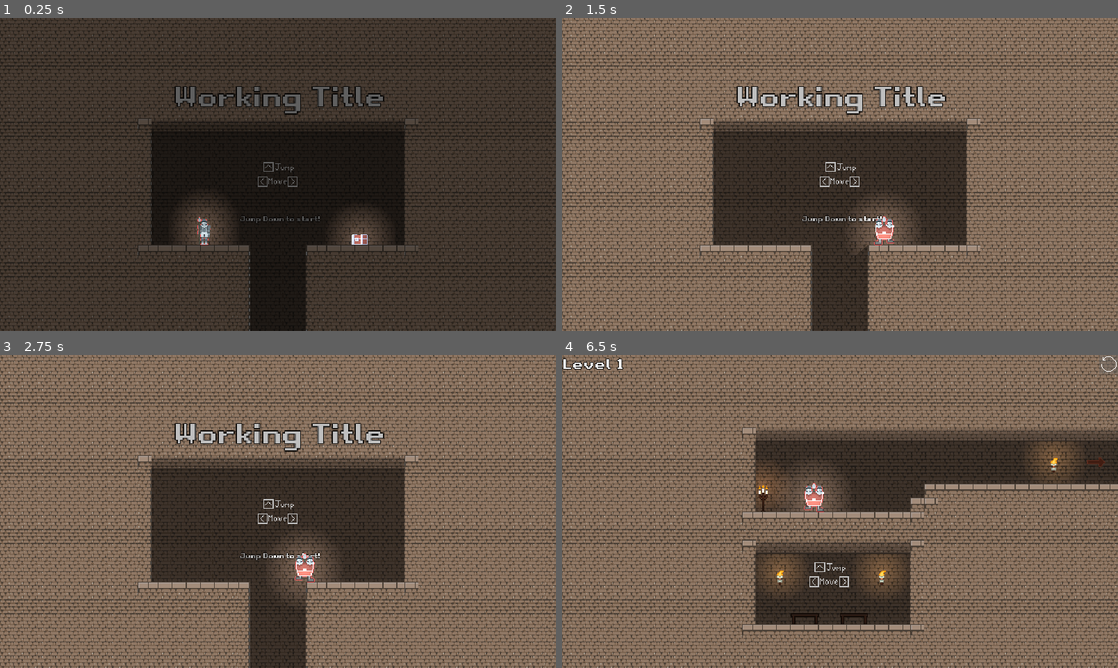
Above: before the commit, frames 1-4 (two rows, left to right).
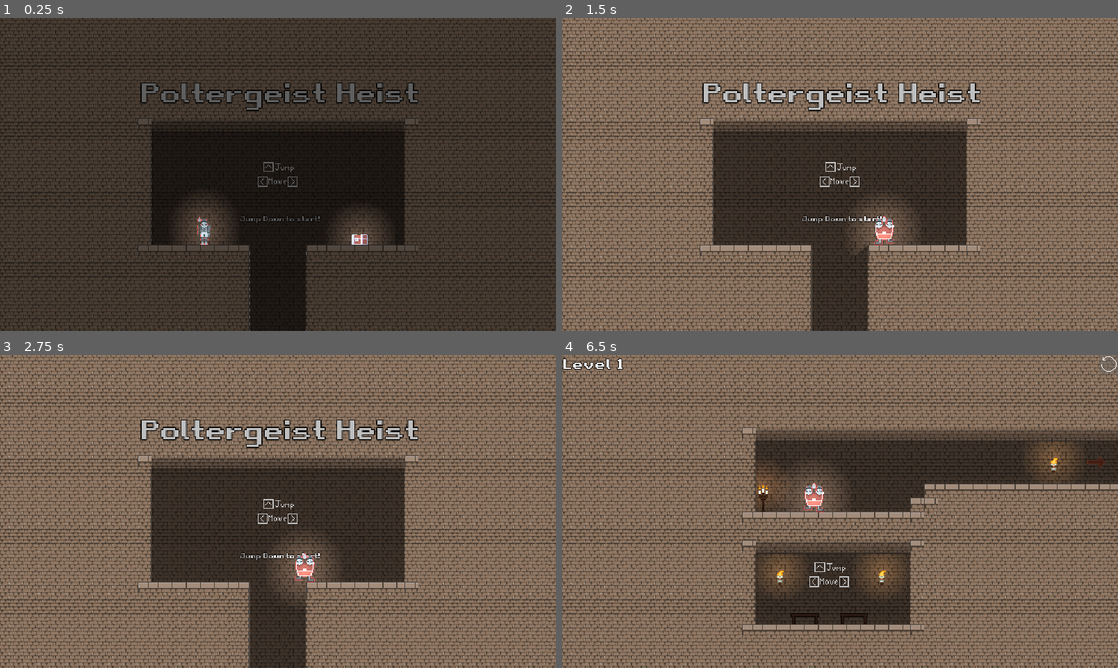
Above: after the commit, the same moments.

Repository: FireSquid6/Poltergeist-Heist
Game: Godot game, scene res://title_screen/title_screen.tscn
The game is run twice, just before and just after one commit, with the same random seed, the same clock (stepped at 60 frames per second) and the same inputs.
Inputs (mouse positions are in pixels of both pictures, inside the frame that each line leads up to):
- Up to frame 1 (0.25 s): no input
- Up to frame 2 (1.5 s): move the mouse to (962, 158) at 0.52 s; hold Right (plr_right) from 0.53 s (still down); click (962, 158) at 0.6 s; tap Up (plr_jump) at 0.77 s; move the mouse to (728, 190) at 1.27 s; tap X (plr_merge) at 1.35 s
- Up to frame 3 (2.75 s): tap Up (plr_jump) at 1.52 s; move the mouse to (333, 442) at 2.02 s; release Right (plr_right) at 2.03 s; hold Left (plr_left) from 2.03 s (still down); tap Z (plr_switch) at 2.1 s
- Up to frame 4 (6.5 s): move the mouse to (812, 574) at 2.77 s; release Left (plr_left) at 2.78 s; hold Right (plr_right) 2.78-4.28 s; click (812, 574) at 2.85 s; tap Up (plr_jump) at 3.02, 3.77, 4.52, 6.02 s; move the mouse to (1006, 558) at 3.52 s; tap X (plr_merge) at 3.6, 5.85 s; tap F12 (screenshot, bound only after the commit) at 4.15 s; move the mouse to (673, 464) at 4.27 s; hold Left (plr_left) 4.28-5.03 s; tap Z (plr_switch) at 4.35 s; move the mouse to (867, 511) at 5.02 s; hold Right (plr_right) 5.03-5.78 s; click (867, 511) at 5.1 s; move the mouse to (756, 433) at 5.77 s; hold Left (plr_left) from 5.78 s (still down)

The runs differ from the first frame. In frame 1, 2.1% of the frame differs, in the area x 25-76%, y 20-31%; in frame 2, 2.3%; in frame 3, 2.3%; in frame 4, less than 0.1%.
Error in both runs: Invalid get index 'level_name' (on base: 'Node (global.gd)'). (res://instances/hud/Title.gd:7)

Commit message:
finish the game

Diff:
--- a/src/project.godot
+++ b/src/project.godot
@@ -44,7 +44,7 @@
 
 [application]
 
-config/name="Mimic and Cursed"
+config/name="Poltergeist Heist"
 config/description="A puzzle game about a ghost controlling a suit of armor and a chest."
 run/main_scene="res://title_screen/title_screen.tscn"
 config/icon="res://icon.png"
@@ -117,6 +117,11 @@
 "events": [ Object(InputEventMouseButton,"resource_local_to_scene":false,"resource_name":"","device":-1,"alt":false,"sh …(213 unchanged characters)…
  ]
 }
+screenshot={
+"deadzone": 0.5,
+"events": [ Object(InputEventKey,"resource_local_to_scene":false,"resource_name":"","device":0,"alt":false,"shift":false,"control":false,"meta":false,"command":false,"pressed":false,"scancode":16777255,"physical_scancode":0,"unicode":0,"echo":false,"script":null)
+ ]
+}
 
 [layer_names]
 
--- a/src/singletons/global.gd
+++ b/src/singletons/global.gd
@@ -6,7 +6,7 @@
 const GRAVITY = 30
 var players_combined = false
 var new_node = AudioStreamPlayer.new()
-
+var screenshots = 0
 
 func _ready():
 	add_child(new_node)
@@ -14,3 +14,11 @@
 	new_node.stream = music
 	new_node.play()
 	new_node.volume_db = -6
+
+
+func _process(delta):
+	if Input.is_action_just_pressed("screenshot"):
+		var image = get_viewport().get_texture().get_data()
+		image.flip_y()
+		image.save_png("res://screenshots/screenshot_" + str(screenshots) + ".png")
+		screenshots += 1
--- a/src/title_screen/title_screen.tscn
+++ b/src/title_screen/title_screen.tscn
@@ -44,12 +44,12 @@
 }
 
 [node name="Label" type="Label" parent="Control"]
-margin_left = -312.0
-margin_top = -216.0
-margin_right = 317.0
-margin_bottom = -139.0
+margin_left = -320.0
+margin_top = -224.0
+margin_right = 324.0
+margin_bottom = -147.0
 custom_fonts/font = SubResource( 2 )
-text = "Working Title"
+text = "Poltergeist Heist"
 align = 1
 valign = 1
 __meta__ = {
Not shown, changed: src/export_presets.cfg
Binary file added: src/screenshots/screenshot_0.png
Not shown, added: src/screenshots/screenshot_0.png.import
Binary file added: src/screenshots/screenshot_1.png
Not shown, added: src/screenshots/screenshot_1.png.import
Binary file added: src/screenshots/screenshot_2.png
Not shown, added: src/screenshots/screenshot_2.png.import
Binary file added: src/screenshots/screenshot_3.png
Not shown, added: src/screenshots/screenshot_3.png.import
Binary file added: src/screenshots/screenshot_4.png
Not shown, added: src/screenshots/screenshot_4.png.import
Not shown, added: cover_art.png
(and 7 more such lines)
